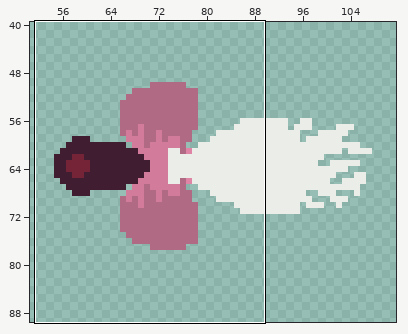
Pixel-art file, stored at Weapons/Cannon/shoot_animation.aseprite. The picture above shows the old version from afar; the outline marks the close-up.
Close-up. Before:
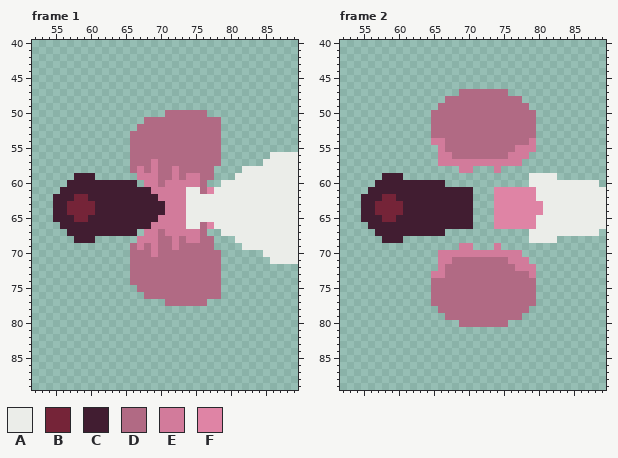
128x128 pixels, 5 frames. Shown: frame 1: x 52..89, y 40..89; frame 2: x 52..89, y 40..89. The wide view leaves out empty margins. The commit also changed other frames or places, which this record leaves out.
Palette (. is transparent): A #ebede9  B #752438  C #411d31  D #b16a84  E #d27b9b  F #df84a5
Once edited:
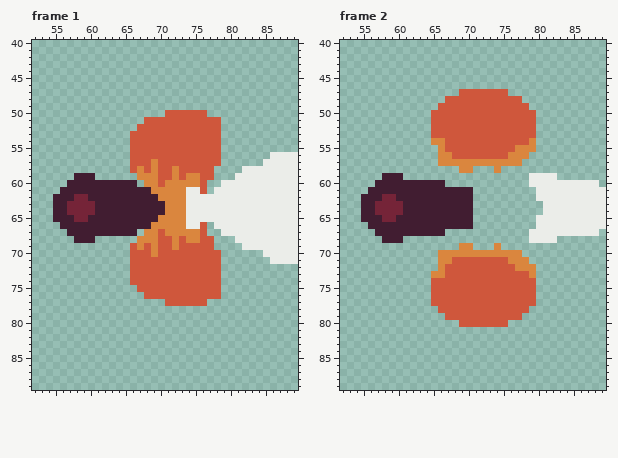
Edits made:
layer "Bullet" now hidden
@@ palette @@
-D #b16a84
+D #cf573c
-E #d27b9b
+E #da863e
--- frame 1
@@ x 75..79 @@
 60 ED..A
-61 ADFAA
+61 AD.AA
 62 AAAAA
@@ x 75..79 @@
 65 AAAAA
-66 ADFAA
+66 AD.AA
 67 ED..A
--- frame 2
@@ x 72..82 @@
 60 .......AAAA
-61 ..FFFFFFAAA
-62 ..FFFFFFAAA
-63 ..FFFFFFFAA
-64 ..FFFFFFFAA
-65 ..FFFFFFAAA
-66 ..FFFFFFAAA
+61 ........AAA
+62 ........AAA
+63 .........AA
+64 .........AA
+65 ........AAA
+66 ........AAA
 67 .......AAAA
Where, in picture pixels (left, top, right, bottom), the same in both close-ups:
changed: (130, 110, 221, 306)
changed: (431, 89, 543, 327)
